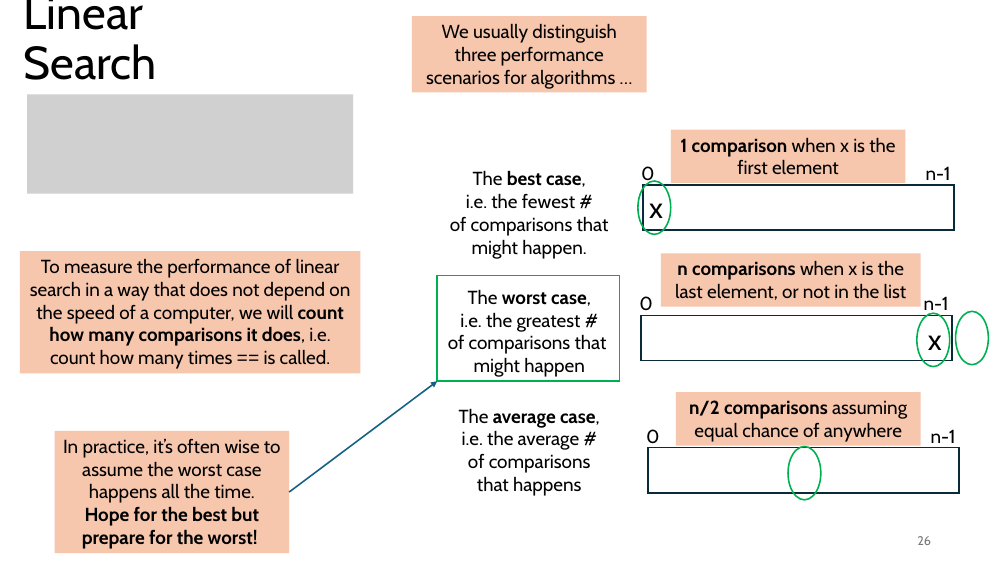
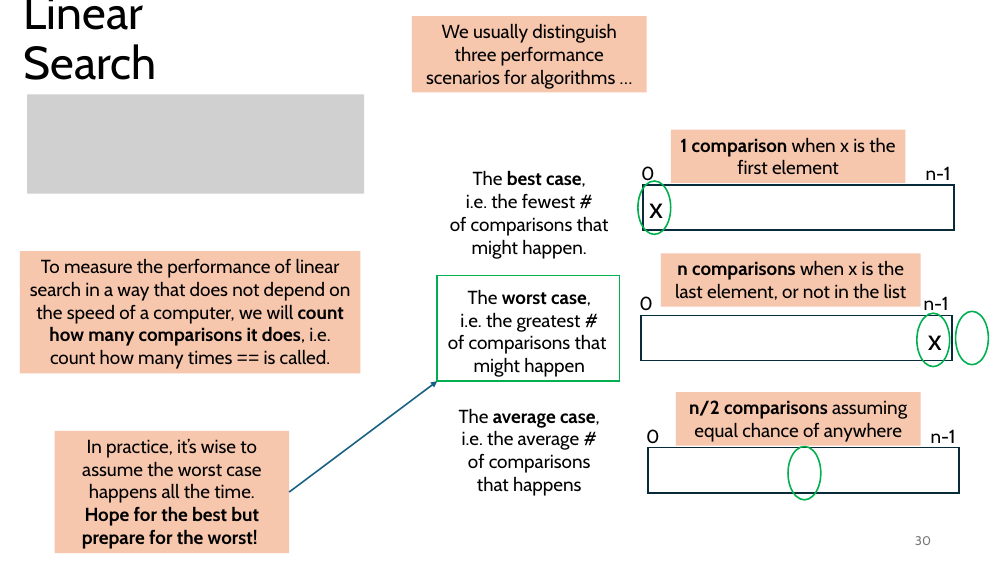
Before and after one commit to tjd1234/cmpt120fall2024, a slide deck: slide 30 of lecture_notes/chapter_algorithms/alg1_linear_search/chapter_linear_search.pptx (slide 26 before the commit). Drawn at 1008x567 pixels with LibreOffice and Linux fonts; fonts in the diff are those of the drawing; grey boxes stand for pictures. Boxes give left, top, right and bottom in pixels: in the first picture for what was removed or moved away, otherwise in the second. Text is boxed around its words. In the diff, an @@ line names an element or a change of style, - is before the commit and + after.

```diff
--- a/lecture_notes/chapter_algorithms/alg1_linear_search/chapter_linear_search.pptx
+++ b/lecture_notes/chapter_algorithms/alg1_linear_search/chapter_linear_search.pptx
@@ picture: place and size @@
-picture at box(27, 95, 353, 194)
+picture at box(27, 95, 364, 194)
@@ text in rectangle at box(82, 438, 261, 549): text changed @@
-In practice, it’s often wise to assume the worst case happens all the time.
-Hope for the best but prepare for the worst!
+In practice, it’s wise to assume the worst case happens all the time.
+Hope for the best but prepare for the worst!
@@ page number at box(915, 536, 931, 545): text changed @@
-26
+30
```
Also in this commit, not shown: 25 other slides changed, 8 slides added, 1 other file.
